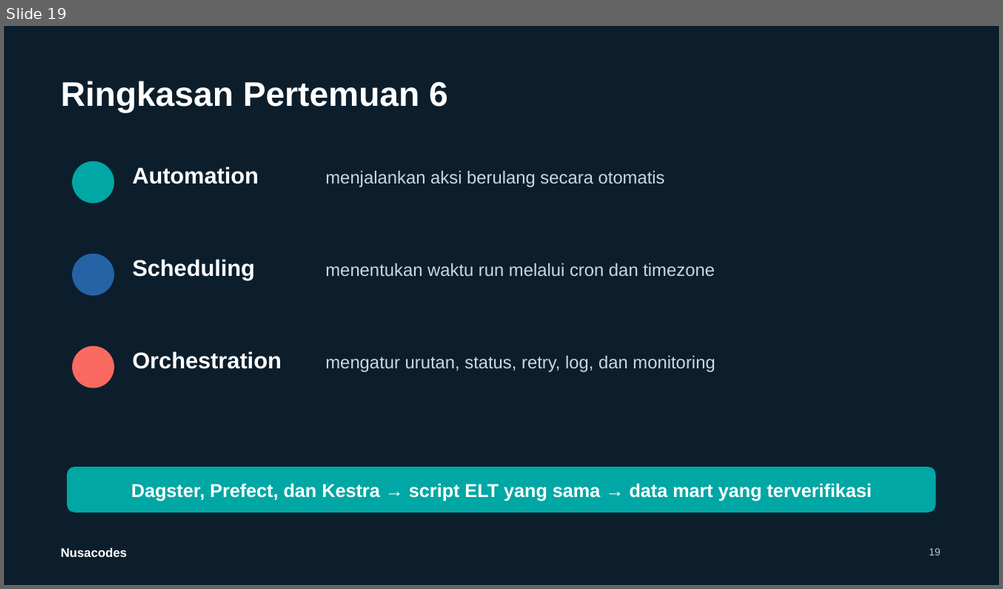
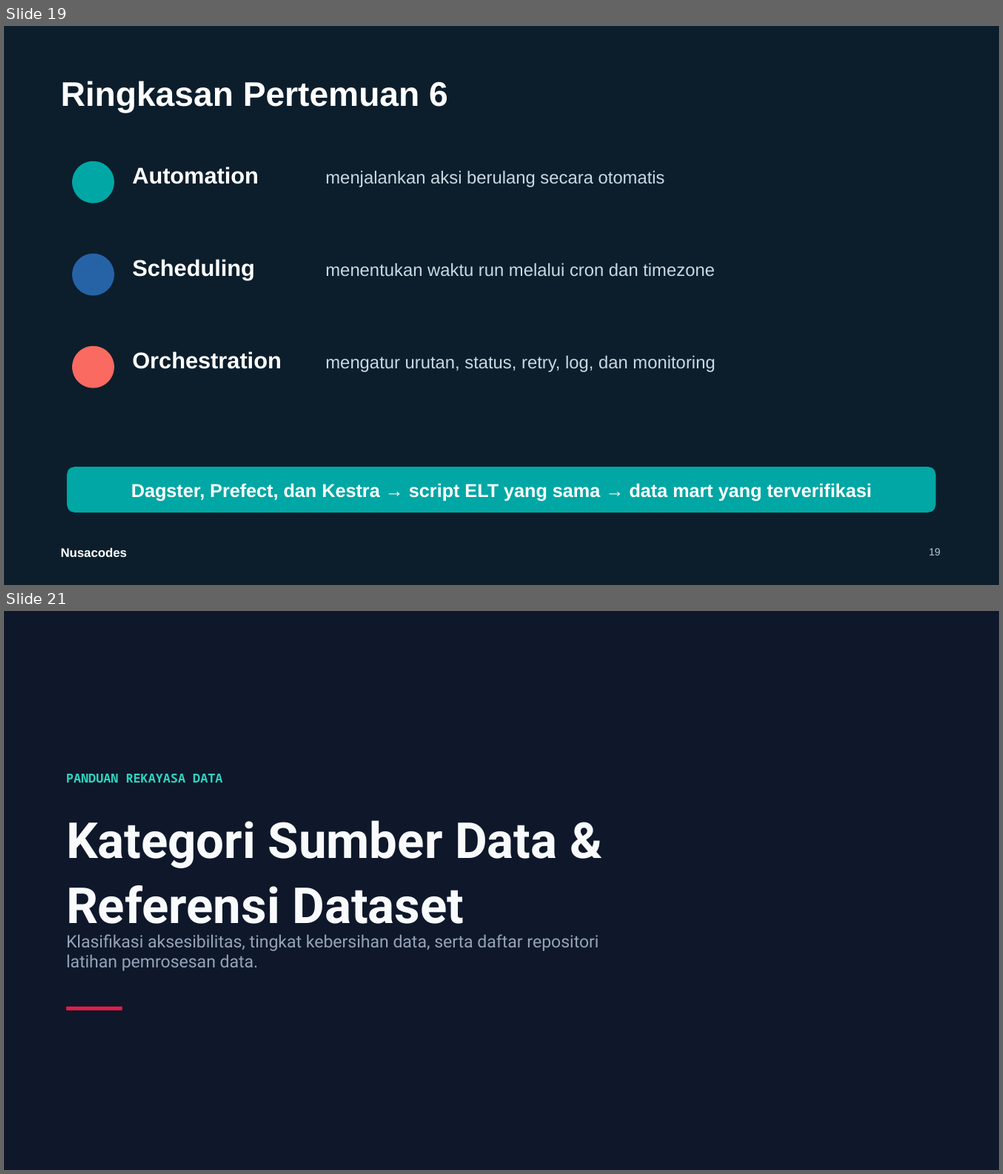
Before and after one commit to raffiainuls/bootcamp_beginner_de, a slide deck: pertemuan-6/slides/Pertemuan-6-Automation-Scheduling-dan-Orchestration.pptx. Shown one above the other, each under a label of ours: slide 19 before the commit, slides 19 and 21 after it; the slides between them are not shown. The pictures are 1003x589 and 1003x1174 pixels, drawn with LibreOffice and Linux fonts; fonts in the diff are those of the drawing. Boxes give left, top, right and bottom in pixels: in the first picture for what was removed or moved away, otherwise in the second. Text is boxed around its words. In the diff, an @@ line names an element or a change of style, - is before the commit and + after.

```diff
--- a/pertemuan-6/slides/Pertemuan-6-Automation-Scheduling-dan-Orchestration.pptx
+++ b/pertemuan-6/slides/Pertemuan-6-Automation-Scheduling-dan-Orchestration.pptx
@@ slide 21 added at (4,611,999,1170), background #0F172A @@
@@ text added at (66,774,222,783), 12 pt, text #2DD4BF, bold @@
+PANDUAN REKAYASA DATA
@@ text added at (66,820,557,935), 48 pt, text #F8FAFC, bold @@
+Kategori Sumber Data & Referensi Dataset
@@ text added at (66,934,598,971), 16.5 pt, text #94A3B8 @@
+Klasifikasi aksesibilitas, tingkat kebersihan data, serta daftar repositori latihan pemrosesan data.
@@ rectangle added at (66,1007,122,1011), fill #E11D48 @@
```
Also in this commit, not shown: 1 slide changed, 5 other slides added.
